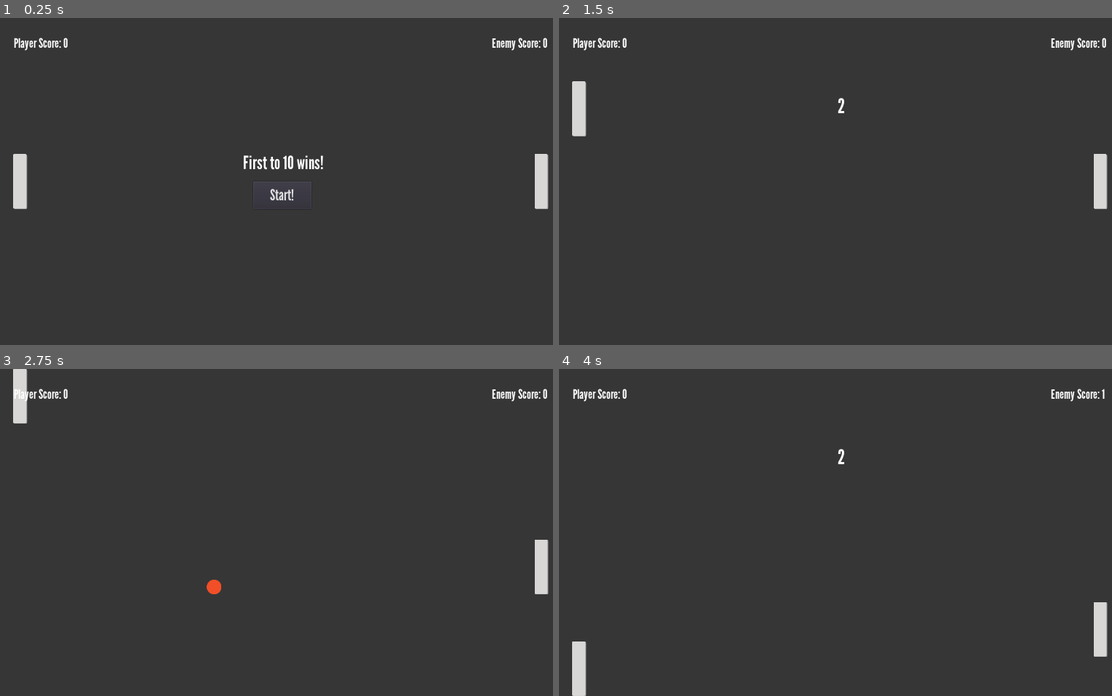
Above: before the commit, frames 1-4 (two rows, left to right).
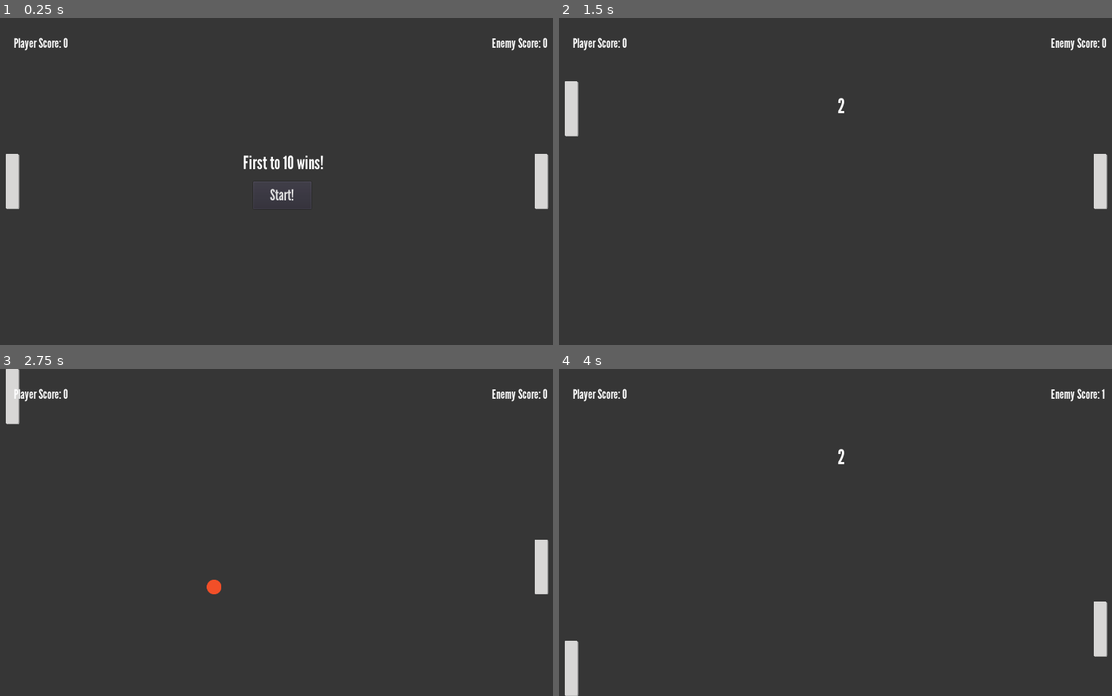
Above: after the commit, the same moments.

Repository: BishopToB4/pong
Game: Godot game, scene res://src/Main.tscn
Same seed, same stepped clock (60 frames per second), same inputs: the game is played once before the commit and once after it.
Inputs:
- Up to frame 1 (0.25 s): no input
- Up to frame 2 (1.5 s): click "Start!" at 0.5 s; tap Enter at 1.25 s; hold Up (up) from 1.28 s (still down)
- Up to frame 3 (2.75 s): keep holding Up (up); tap Space at 2 s
- Up to frame 4 (4 s): release Up (up) at 2.78 s; hold Down (down) from 2.78 s (still down)

The runs differ from the first frame. In frame 1, 0.5% of the frame differs, in the area x 1-5%, y 41-59%; in frame 2, 0.5%; in frame 3, 0.5%; in frame 4, 0.5%, in the area x 1-99%, y 71-100%.

Commit message:
Tried to fix collisions

Diff:
--- a/project/src/Ball.gd
+++ b/project/src/Ball.gd
@@ -12,8 +12,9 @@
 	var collision_object = move_and_collide(velocity * speed * delta)
 	if collision_object:
 		if collision_object.collider.is_in_group('PaddleGroup') and can_hit == true:
-			print("Paddle. can_hit = TRUE")
 			can_hit = false
+			collision_layer = 2
+			collision_mask = 2
 			$PaddleCollisionTimer.start()
 			velocity = velocity.bounce(collision_object.normal)
 			$BounceNoise.play()
@@ -25,3 +26,5 @@
 
 func _on_PaddleCollisionTimer_timeout():
 	can_hit = true
+	collision_layer = 1
+	collision_mask = 1
--- a/project/src/Bat.tscn
+++ b/project/src/Bat.tscn
@@ -5,8 +5,8 @@
 
 [sub_resource type="CanvasItemMaterial" id=2]
 
-[sub_resource type="RectangleShape2D" id=1]
-extents = Vector2( 14.5, 60 )
+[sub_resource type="RectangleShape2D" id=3]
+extents = Vector2( 15.0625, 60.1875 )
 
 [node name="Bat" type="KinematicBody2D"]
 material = SubResource( 2 )
@@ -16,9 +16,9 @@
 "_edit_group_": true
 }
 
-[node name="CollisionShape2D" type="CollisionShape2D" parent="."]
-position = Vector2( -0.5, 0 )
-shape = SubResource( 1 )
-
 [node name="Sprite" type="Sprite" parent="."]
 texture = ExtResource( 2 )
+
+[node name="CollisionShape2D" type="CollisionShape2D" parent="."]
+scale = Vector2( 1.025, 1.005 )
+shape = SubResource( 3 )
--- a/project/src/Enemy.tscn
+++ b/project/src/Enemy.tscn
@@ -4,14 +4,14 @@
 [ext_resource path="res://src/Enemy.gd" type="Script" id=2]
 
 [sub_resource type="RectangleShape2D" id=1]
-extents = Vector2( 14.5, 60 )
+extents = Vector2( 15.0625, 60.1875 )
 
 [node name="Enemy" type="KinematicBody2D"]
 script = ExtResource( 2 )
 
-[node name="CollisionShape2D" type="CollisionShape2D" parent="."]
-position = Vector2( -0.5, 0 )
-shape = SubResource( 1 )
-
 [node name="Sprite" type="Sprite" parent="."]
 texture = ExtResource( 1 )
+
+[node name="CollisionShape2D" type="CollisionShape2D" parent="."]
+scale = Vector2( 1.025, 1.005 )
+shape = SubResource( 1 )
--- a/project/src/Main.gd
+++ b/project/src/Main.gd
@@ -11,6 +11,8 @@
 	randomize()
 
 func _process(delta):
+	$Bat.position.x = 47
+	$Enemy.position.x = 1210
 	if spawn_timer != null && spawn_timer.time_left > 0:
 		$TimerLabel.text = str(int(spawn_timer.time_left) + 1)
 
--- a/project/src/Main.tscn
+++ b/project/src/Main.tscn
@@ -47,12 +47,16 @@
 color = Color( 0.215686, 0.215686, 0.215686, 1 )
 
 [node name="WallTop" type="StaticBody2D" parent="."]
+collision_layer = 3
+collision_mask = 3
 
 [node name="Top" type="CollisionShape2D" parent="WallTop"]
 position = Vector2( 640, -30.0625 )
 shape = SubResource( 1 )
 
 [node name="WallBottom" type="StaticBody2D" parent="."]
+collision_layer = 3
+collision_mask = 3
 
 [node name="Bottom" type="CollisionShape2D" parent="WallBottom"]
 position = Vector2( 640, 750 )
